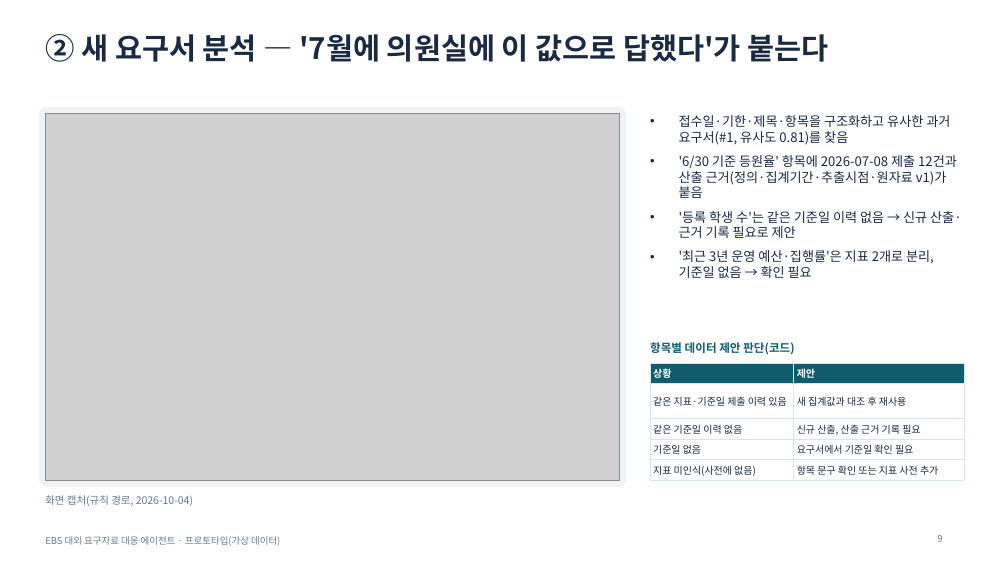
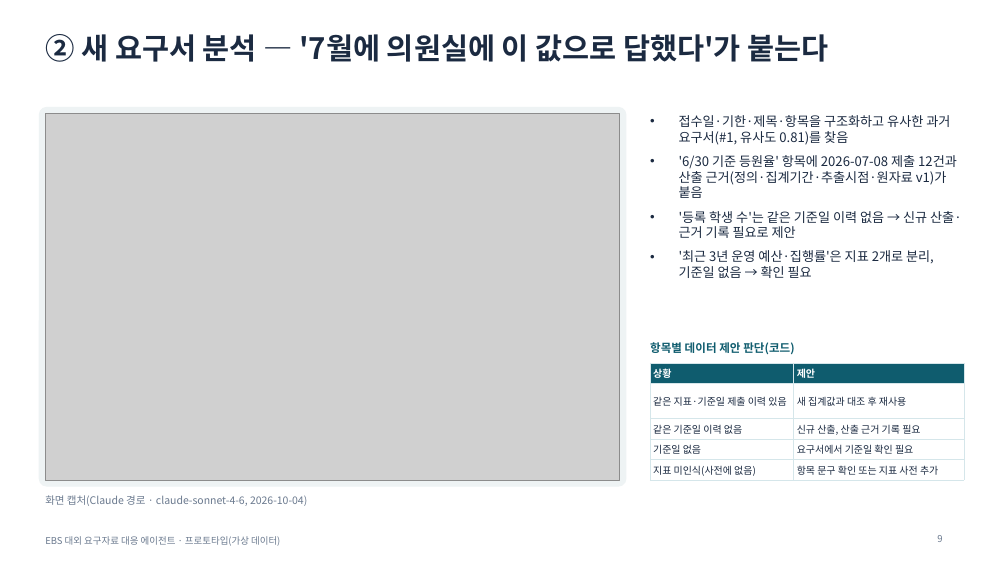
Before and after one commit to lts134/ebsjajucenter, a slide deck: slide 9 of app/docs/발표자료_EBS_요구자료대응에이전트.pptx. Drawn at 1008x567 pixels with LibreOffice and Linux fonts; fonts in the diff are those of the drawing; grey boxes stand for pictures. Boxes give left, top, right and bottom in pixels: in the first picture for what was removed or moved away, otherwise in the second. Text is boxed around its words. In the diff, an @@ line names an element or a change of style, - is before the commit and + after.

```diff
--- a/app/docs/발표자료_EBS_요구자료대응에이전트.pptx
+++ b/app/docs/발표자료_EBS_요구자료대응에이전트.pptx
@@ text at bbox=[45, 495, 307, 506]: text changed @@
-화면 캡처(규칙 경로, 2026-10-04)
+화면 캡처(Claude 경로 · claude-sonnet-4-6, 2026-10-04)
```
Also in this commit, not shown: 5 other slides changed, 36 other files.
